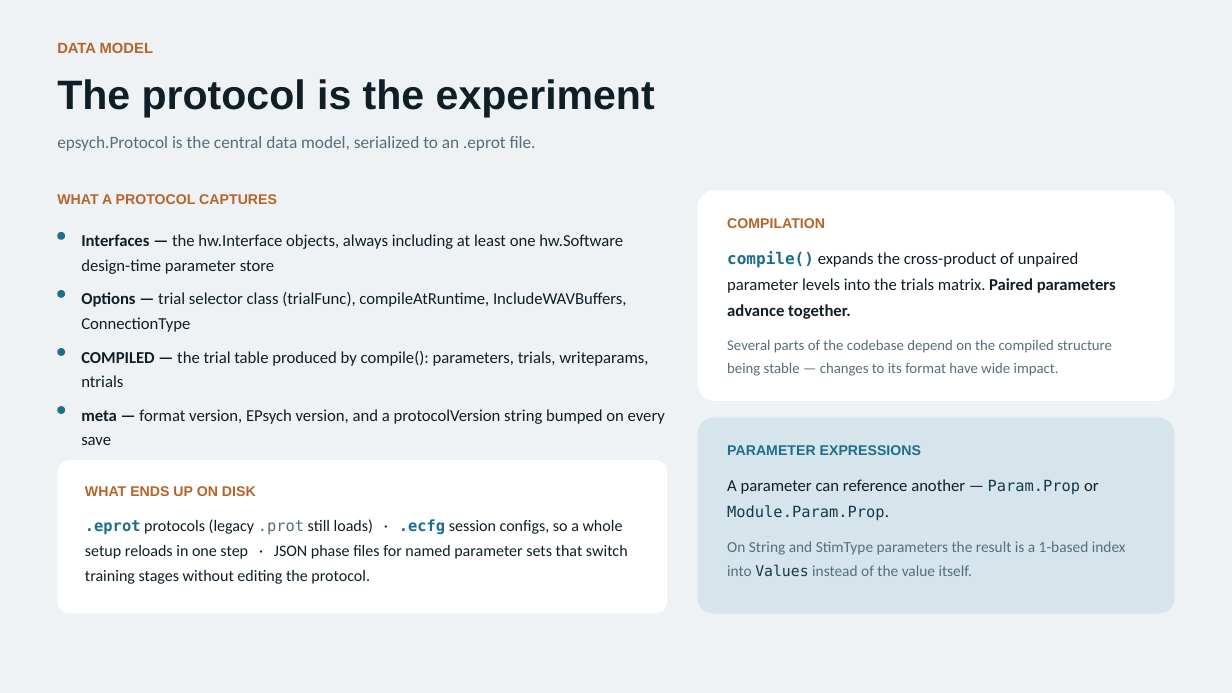
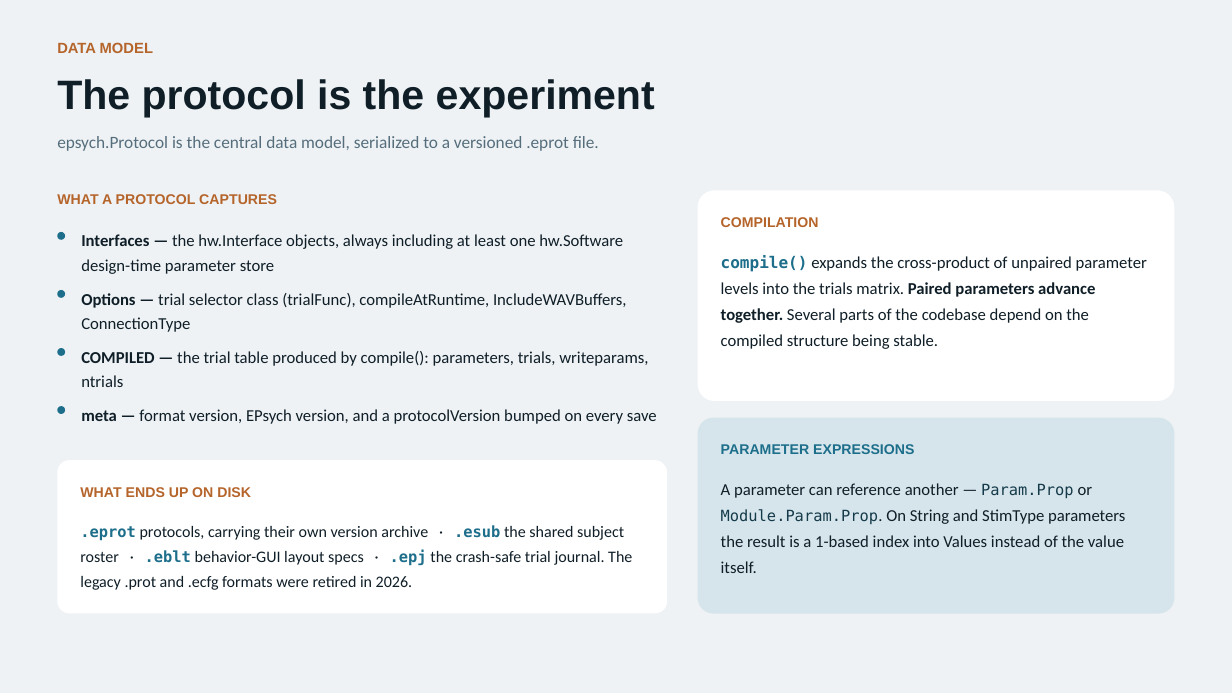
Before and after one commit to dstolz/epsych2, a slide deck: slide 5 of documentation/overviews/EPsych2_Overview.pptx. Drawn at 1232x693 pixels with LibreOffice and Linux fonts; fonts in the diff are those of the drawing. Boxes give left, top, right and bottom in pixels: in the first picture for what was removed or moved away, otherwise in the second. Text is boxed around its words. In the diff, an @@ line names an element or a change of style, - is before the commit and + after.

```diff
--- a/documentation/overviews/EPsych2_Overview.pptx
+++ b/documentation/overviews/EPsych2_Overview.pptx
@@ text at [57,136,599,151]: text changed @@
-epsych.Protocol is the central data model, serialized to an .eprot file.
+epsych.Protocol is the central data model, serialized to a versioned .eprot file.
@@ text added at [721,217,819,227], 11 pt, text #B5642A, bold @@
+COMPILATION
@@ text at [721,255,1147,349]: text changed @@
-COMPILATION
-compile() expands the cross-product of unpaired parameter levels into the trials matrix. Paired parameters advance together.
-Several parts of the codebase depend on the compiled structure being stable — changes to its format have wide impact.
+compile() expands the cross-product of unpaired parameter levels into the trials matrix. Paired parameters advance together. Several parts of the codebase depend on the compiled structure being stable.
@@ text at [81,409,657,424]: text changed @@
-meta — format version, EPsych version, and a protocolVersion string bumped on every save
+meta — format version, EPsych version, and a protocolVersion bumped on every save
@@ text added at [721,444,914,454], 11 pt, text #1D6E8A, bold @@
+PARAMETER EXPRESSIONS
@@ text "WHAT ENDS UP ON DISK" at [80,487,251,497]: less space between paragraphs @@
@@ text at [721,483,1125,547]: text changed; size 12 to 13 pt; text colour #566E7C to #0F1E27 @@
-PARAMETER EXPRESSIONS
-A parameter can reference another — Param.Prop or Module.Param.Prop.
-On String and StimType parameters the result is a 1-based index into Values instead of the value itself.
+A parameter can reference another — Param.Prop or Module.Param.Prop. On String and StimType parameters the result is a 1-based index into Values instead of the value itself.
@@ text added at [80,525,632,590], 12.5 pt, text #0F1E27 @@
+.eprot protocols, carrying their own version archive · .esub the shared subject roster · .eblt behavior-GUI layout specs · .epj the crash-safe trial journal. The legacy .prot and .ecfg formats were retired in 2026.
@@ text at [85,519,628,584]: paragraph removed @@
-.eprot protocols (legacy .prot still loads) · .ecfg session configs, so a whole setup reloads in one step · JSON phase files for named parameter sets that switch training stages without editing the protocol.
```
Also in this commit, not shown: 12 other slides changed, 7 slides added.
